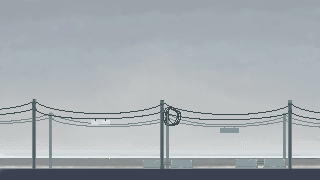
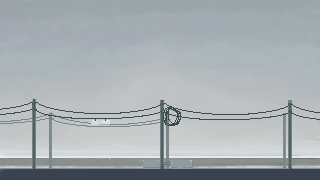
Before/after of a 320×180 layered artwork. What changed in the layer stack:
hid "电线中景-无牌" (3rd of 4) over [285, 115, 320, 128]
hid "电线中景-有牌" (2nd of 2) over [169, 115, 286, 133]
hid "从选区" (1st of 3) over [235, 159, 286, 168]
